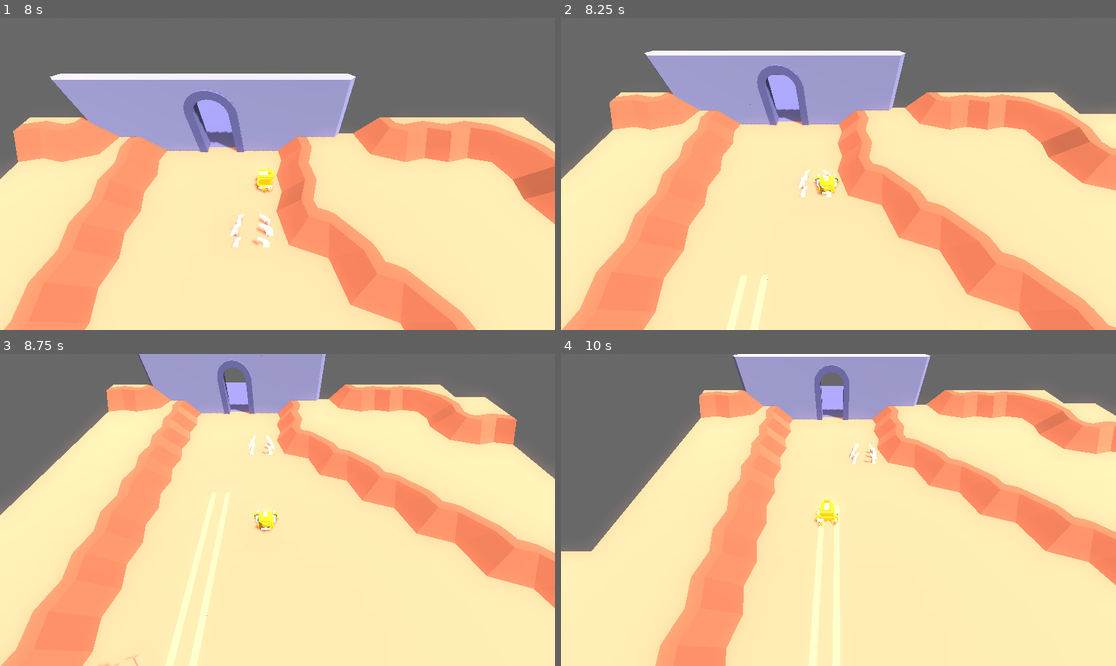
Above: before the commit, frames 1-4 (two rows, left to right).
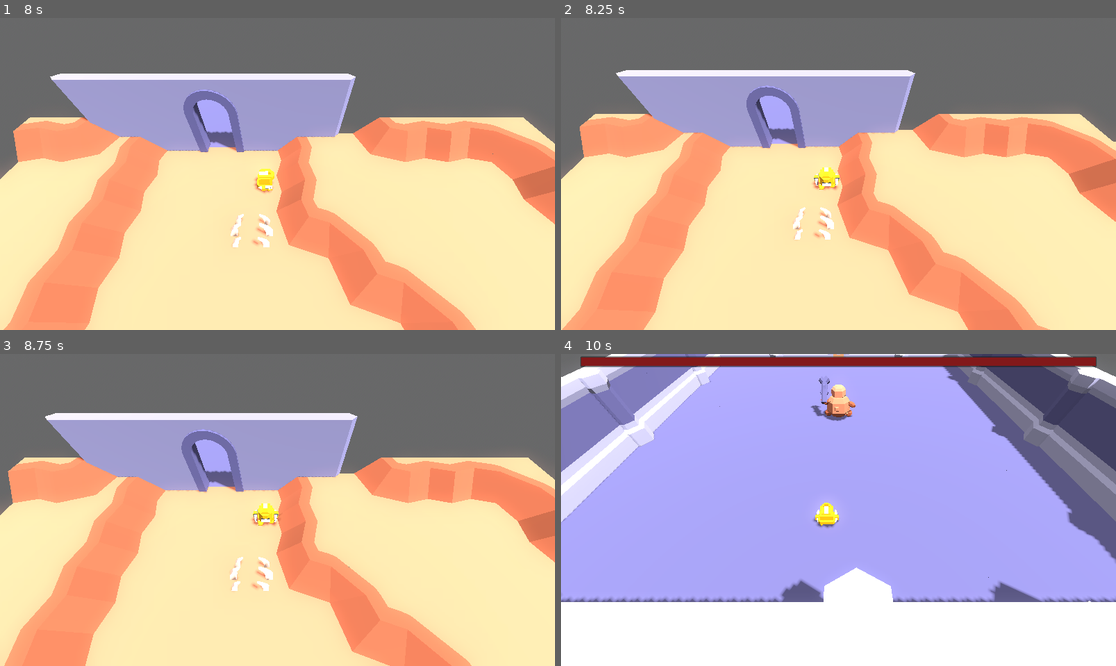
Above: after the commit, the same moments.

Repository: DreadBoy/children-of-the-parapet
Game: Godot game, scene res://scenes/game.tscn
Same seed, same stepped clock (60 frames per second), same inputs: the game is played once before the commit and once after it.
Inputs:
- Up to frame 1 (8 s): tap Enter at 0.5 s; hold D (move_right) 0.53-1.28 s; hold Shift (dash) 0.53-1.28 s; hold S (move_down) 1.28-2.03 s; tap Shift (dash) every 1.5 s from 1.35 to 7.35 s; hold D (move_right) 2.03-2.78 s; hold Shift (dash) 2.03-2.78 s; hold W (move_up) 2.78-3.53 s; hold Shift (dash) 3.53-4.28 s; hold A (move_left) 3.53-5.03 s; hold S (move_down) 5.03-5.78 s; hold Shift (dash) 5.03-5.78 s; hold D (move_right) 5.78-6.53 s; hold W (move_up) 6.53-7.28 s; hold Shift (dash) 6.53-7.28 s; hold D (move_right) from 7.28 s (still down)
- Up to frame 2 (8.25 s): release D (move_right) at 8.03 s; hold S (move_down) from 8.03 s (still down); hold Shift (dash) from 8.03 s (still down)
- Up to frame 3 (8.75 s): keep holding S (move_down); keep holding Shift (dash)
- Up to frame 4 (10 s): release S (move_down) at 8.78 s; release Shift (dash) at 8.78 s; hold A (move_left) 8.78-9.53 s; tap Shift (dash) at 8.85 s; hold W (move_up) from 9.53 s (still down); hold Shift (dash) from 9.53 s (still down)

Frame 1 is identical in both runs. In frame 2, 29% of the frame differs, in the area x 3-100%, y 10-100%; in frame 3, 44%; in frame 4, 99%, in the area x 0-100%, y 0-100%.

Commit message:
Fix a bug where player just walking would also trigger an attack

Diff:
--- a/character/character-animated.tscn
+++ b/character/character-animated.tscn
@@ -95,6 +95,30 @@
 tracks/7/interp = 1
 tracks/7/loop_wrap = true
 tracks/7/keys = {
+"times": PackedFloat32Array(0),
+"transitions": PackedFloat32Array(1),
+"update": 1,
+"values": [false]
+}
+tracks/8/type = "value"
+tracks/8/imported = false
+tracks/8/enabled = true
+tracks/8/path = NodePath("scene-area:monitoring")
+tracks/8/interp = 1
+tracks/8/loop_wrap = true
+tracks/8/keys = {
+"times": PackedFloat32Array(0),
+"transitions": PackedFloat32Array(1),
+"update": 1,
+"values": [false]
+}
+tracks/9/type = "value"
+tracks/9/imported = false
+tracks/9/enabled = true
+tracks/9/path = NodePath("scene-area:monitorable")
+tracks/9/interp = 1
+tracks/9/loop_wrap = true
+tracks/9/keys = {
 "times": PackedFloat32Array(0),
 "transitions": PackedFloat32Array(1),
 "update": 1,
@@ -160,7 +184,7 @@
 tracks/4/interp = 1
 tracks/4/loop_wrap = true
 tracks/4/keys = {
-"times": PackedFloat32Array(0, 0.48),
+"times": PackedFloat32Array(0, 0.5),
 "transitions": PackedFloat32Array(1, 1),
 "update": 1,
 "values": [true, false]
@@ -173,6 +197,30 @@
 tracks/5/loop_wrap = true
 tracks/5/keys = {
 "times": PackedFloat32Array(0, 0.48),
+"transitions": PackedFloat32Array(1, 1),
+"update": 1,
+"values": [true, false]
+}
+tracks/6/type = "value"
+tracks/6/imported = false
+tracks/6/enabled = true
+tracks/6/path = NodePath("scene-area:monitoring")
+tracks/6/interp = 1
+tracks/6/loop_wrap = true
+tracks/6/keys = {
+"times": PackedFloat32Array(0, 0.5),
+"transitions": PackedFloat32Array(1, 1),
+"update": 1,
+"values": [true, false]
+}
+tracks/7/type = "value"
+tracks/7/imported = false
+tracks/7/enabled = true
+tracks/7/path = NodePath("scene-area:monitorable")
+tracks/7/interp = 1
+tracks/7/loop_wrap = true
+tracks/7/keys = {
+"times": PackedFloat32Array(0, 0.5),
 "transitions": PackedFloat32Array(1, 1),
 "update": 1,
 "values": [true, false]
@@ -301,6 +349,30 @@
 tracks/5/interp = 1
 tracks/5/loop_wrap = true
 tracks/5/keys = {
+"times": PackedFloat32Array(0),
+"transitions": PackedFloat32Array(1),
+"update": 1,
+"values": [false]
+}
+tracks/6/type = "value"
+tracks/6/imported = false
+tracks/6/enabled = true
+tracks/6/path = NodePath("scene-area:monitoring")
+tracks/6/interp = 1
+tracks/6/loop_wrap = true
+tracks/6/keys = {
+"times": PackedFloat32Array(0),
+"transitions": PackedFloat32Array(1),
+"update": 1,
+"values": [false]
+}
+tracks/7/type = "value"
+tracks/7/imported = false
+tracks/7/enabled = true
+tracks/7/path = NodePath("scene-area:monitorable")
+tracks/7/interp = 1
+tracks/7/loop_wrap = true
+tracks/7/keys = {
 "times": PackedFloat32Array(0),
 "transitions": PackedFloat32Array(1),
 "update": 1,
@@ -406,7 +478,7 @@
 [node name="character" instance=ExtResource("1_w6244")]
 
 [node name="head_classic" parent="." index="0"]
-transform = Transform3D(0, 1.68587e-07, -1, -8.42937e-08, 1, 1.68587e-07, 1, 8.42937e-08, 0, 2.23517e-08, 0.1, 0)
+transform = Transform3D(0, 1.68587e-07, -1, -8.42937e-08, 1, 1.68587e-07, 1, 8.42937e-08, 0, 1.77949e-08, 0.093884, 0)
 
 [node name="foot_thin" parent="." index="1"]
 transform = Transform3D(0, 5.05762e-08, -0.3, -2.52881e-08, 0.3, 5.05762e-08, 0.3, 2.52881e-08, 0, 0.03, 0, 0.13)
@@ -415,13 +487,13 @@
 transform = Transform3D(0, 5.05762e-08, -0.3, -2.52881e-08, 0.3, 5.05762e-08, 0.3, 2.52881e-08, 0, -0.03, 0, -0.13)
 
 [node name="foot_topShield" parent="." index="3"]
-transform = Transform3D(0, 4.21468e-08, -0.7, -4.21468e-08, 0.25, 1.18011e-07, 0.5, 2.10734e-08, 0, 8.9407e-08, 0.4, 0)
+transform = Transform3D(0, 4.21468e-08, -0.7, -4.21468e-08, 0.25, 1.18011e-07, 0.5, 2.10734e-08, 0, 7.11797e-08, 0.393884, 0)
 
 [node name="foot_double" parent="." index="4"]
-transform = Transform3D(0, 0, -0.4, -0.2, 3.57628e-08, 0, 2.38419e-08, 0.3, 0, 2.98023e-08, 0.16, 0.18)
+transform = Transform3D(0, 0, -0.4, -0.2, 3.57628e-08, 0, 2.38419e-08, 0.3, 0, 1.10583e-08, 0.141132, 0.18)
 
 [node name="foot_double2" parent="." index="5"]
-transform = Transform3D(2.38419e-08, 0, -0.4, 0.2, 0, 4.76837e-08, 0, -0.3, 0, 2.98023e-08, 0.16, -0.18)
+transform = Transform3D(2.38419e-08, 0, -0.4, 0.2, 0, 4.76837e-08, 0, -0.3, 0, 1.10583e-08, 0.141132, -0.18)
 
 [node name="AnimationPlayer" type="AnimationPlayer" parent="." index="6"]
 autoplay = "idle"
@@ -446,6 +518,8 @@
 
 [node name="scene-area" type="Area3D" parent="." index="9"]
 collision_layer = 8
+monitoring = false
+monitorable = false
 
 [node name="CollisionShape3D2" type="CollisionShape3D" parent="scene-area" index="0"]
 transform = Transform3D(1, 0, 0, 0, 1, 0, 0, 0, 1, 0, 0.25, 0)
